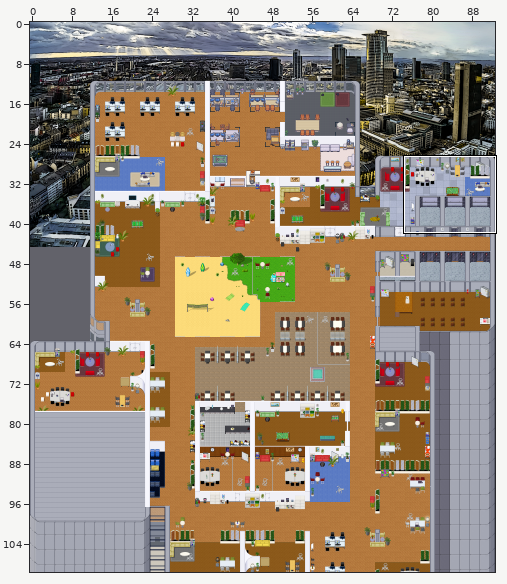
Tiled map (JSON): maps/map.tmj. The first picture is a wide view before the edit; the outline marks the close-up.
Close-up. First the earlier version:
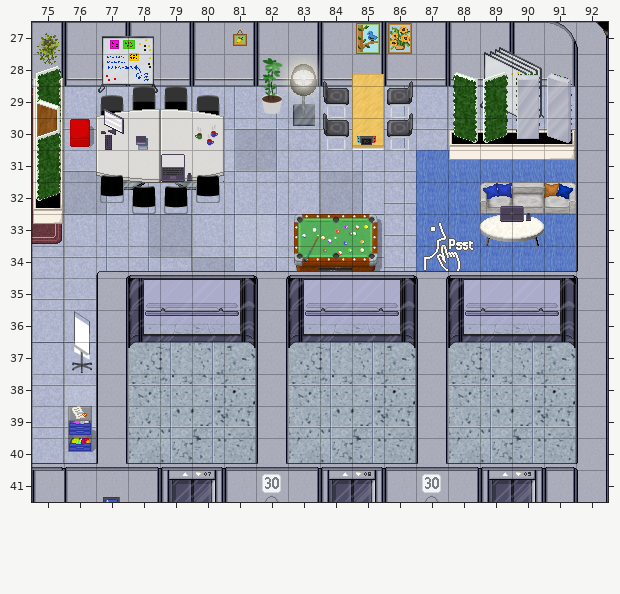
Cells are 32x32 px. Shown: x 75..92, y 27..41. The commit also changed other parts of the map, which this record leaves out.
After:
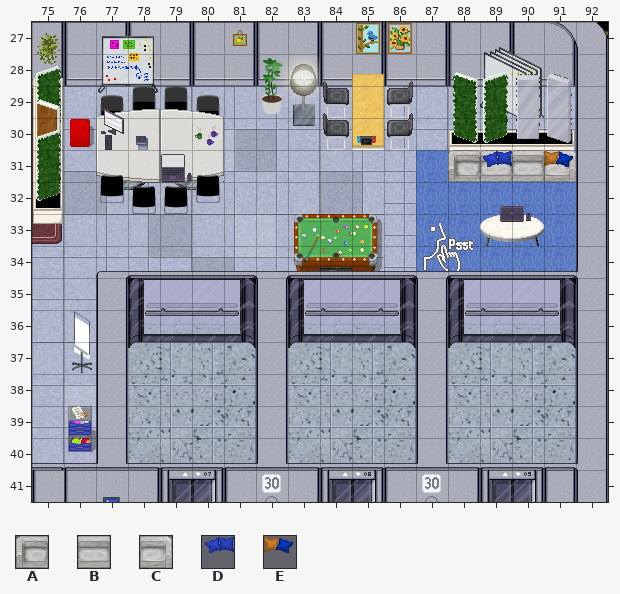
Key: from "Chunk 21": A 56, B 57, C 58, D 181, E 182.
_ is an empty cell.
Edits made:
Layer "objects":
Tile A is removed in row 32 at x 89.
Tile B is removed in row 32 at x 90.
Tile C is removed in row 32 at x 91.
Layer "objects1":
There is now tile A in row 31 at x 88.
There is now tile B in row 31 at x 89 to 90.
There is now tile C in row 31 at x 91.
Tile D is removed in row 32 at x 89.
Tile E is removed in row 32 at x 91.
Layer "objects2":
There is now tile D in row 31 at x 89.
There is now tile E in row 31 at x 91.
